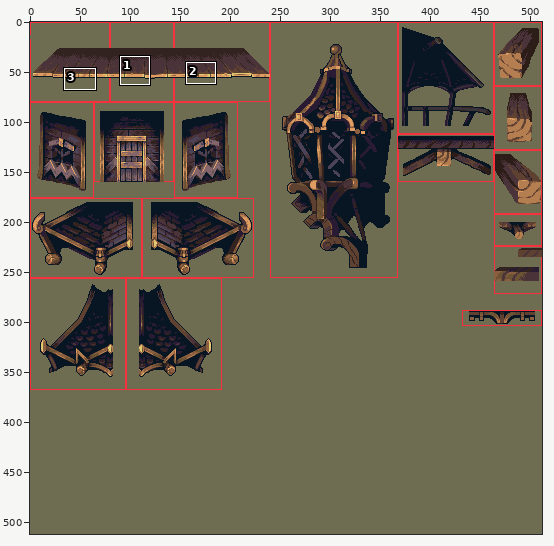
One commit to this sprite sheet: images/buildings/forest-house-parts.png. The first picture is a wide view before the edit; the outline marks the close-up.
Close-up. Before the edit:
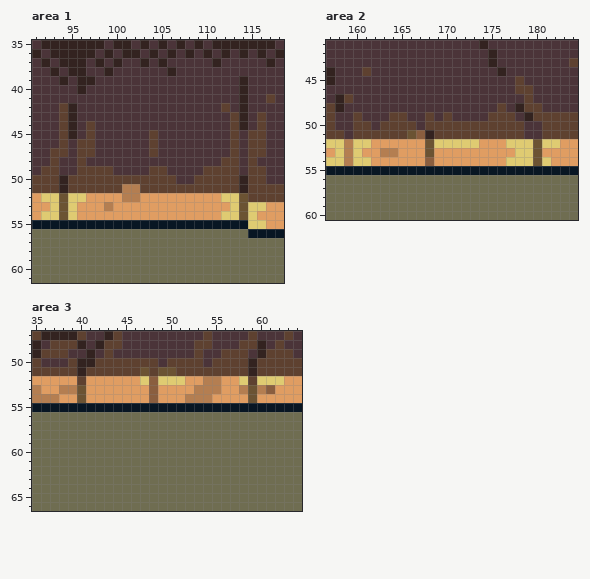
The file is 512x512 pixels. Shown: area 1: x 91..118, y 35..61; area 2: x 157..184, y 41..60; area 3: x 35..64, y 47..66. The commit also changed other parts of the picture, which this record leaves out.
The same view after the edit:
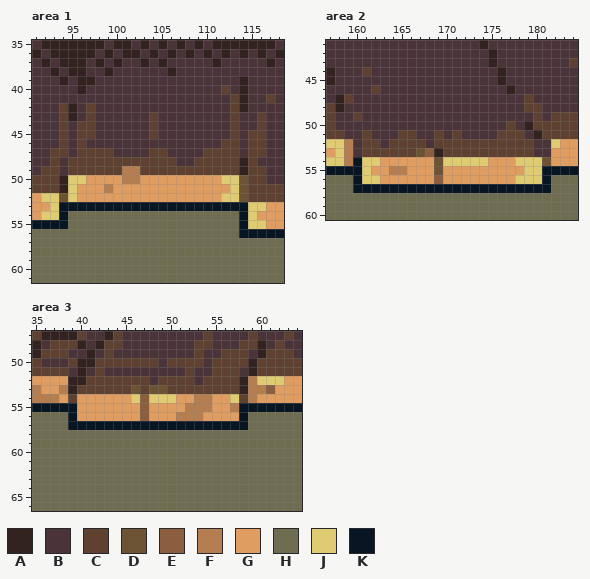
Palette (. is transparent): A #332320  B #4b3439  C #5e4130  D #6b5333  E #8a5e3f  F #b47e51  G #e09d62  H #6f6d51  J #dfcb72  K #081623
Changes in this commit:
Area 1:
y 40: x 112 B -> C
y 41: x 113 B -> C
y 42: x 97 B -> C; x 112..113 CB -> BC
y 43: x 97 B -> C; x 104 B -> C; x 114 A -> B
y 44: x 95..96 AB -> BC; x 104 B -> C; x 114 A -> B
y 45: x 95..96 AB -> BC
y 46: x 97 C -> B; x 104 C -> B; x 112 B -> C
y 47: x 98..99 BB -> CC; x 105 B -> C; x 110..112 BBB -> CCC
y 48: x 95 B -> C; x 97..106 BBBBBBBBBB -> CCCCCCCCCC; x 109..111 BBB -> CCC; x 114 B -> A
y 49: x 95 B -> C; x 100..103 BBBB -> CFFC; x 106..109 BBBB -> CCCC; x 114 B -> A
y 50: x 95..114 CCCCCCCCCCCCBBCCCCCA -> JJGGGGFFGGGGGGGGGJJD
y 51: x 95..114 CCCCCCFFCCCCCCCCCCCA -> JGGGFGGGGGGGGGGGGGJD
y 52: x 96 J -> G; x 101..102 FF -> GG
y 53: x 94..114 DJGGGFGGGGGGGGGGGGGJD -> KKKKKKKKKKKKKKKKKKKKK
y 54: x 94..114 DJGGGGGGGGGGGGGGGGJJD -> KHHHHHHHHHHHHHHHHHHHK
y 55: x 95..113 KKKKKKKKKKKKKKKKKKK -> HHHHHHHHHHHHHHHHHHH
y 56: x 114 H -> K
Area 2:
y 45: x 176 B -> A; x 178 C -> B
y 46: x 162 B -> C; x 177..179 BCC -> ABB
y 48: x 176 C -> B; x 178 A -> B
y 49: x 164..165 CC -> BB; x 168 C -> B; x 170 C -> B; x 175..177 CCC -> BBB; x 179 A -> B; x 181 C -> B
y 50: x 160..161 CC -> BB; x 163..166 CCCC -> BBBB; x 168..176 CCCCCCCCC -> BBBBBBBBB; x 178..180 CBB -> BAC
y 51: x 160 C -> B; x 162..164 CCC -> BBB; x 166..168 DEA -> CBB; x 170 C -> B; x 172..175 CCCC -> BBBB; x 180 B -> A
y 52: x 160..181 JJGGGGGGDJJJJJGGGJJJDJ -> BCCBCCCCBCCCCCCCCCCCBB
y 53: x 160..181 JGGFFGGGDGGGGGGGGGJJDG -> BCCCCCCDEACCCCCCCCCCBB
y 54: x 160 J -> K; x 162 G -> J; x 168..174 EGGGGGG -> GDJJJJJ; x 177 J -> G; x 180..181 DJ -> JD
y 55: x 161..180 KKKKKKKKKKKKKKKKKKKK -> JGGFFGGGDGGGGGGGGGJJ
y 56: x 160..181 HHHHHHHHHHHHHHHHHHHHHH -> KJJGGGGGGEGGGGGGGGJJJK
y 57: x 160..181 HHHHHHHHHHHHHHHHHHHHHH -> KKKKKKKKKKKKKKKKKKKKKK
Area 3:
y 51: x 39 C -> B; x 41 C -> B; x 43..51 CCCCDCDDC -> BBBBBBBBB; x 53..54 CC -> BB; x 58 C -> B
y 52: x 39..59 GCGGGGGGJEJJJGGFFGGJC -> AACCCCCCCBCCCCBCCCCAF
y 53: x 39..59 FDGGGGGGGEGGGGFFFGGFD -> ACCCCCCDCDDCCCCCCCCAF
y 54: x 39..40 GD -> CG; x 46..50 GGEGG -> JEJJJ; x 52 F -> G; x 57..59 GGD -> JCF
y 55: x 40..57 KKKKKKKKKKKKKKKKKK -> GGGGGGGEGGGGFFFGGF
y 56: x 39..58 HHHHHHHHHHHHHHHHHHHH -> KGGGGGGGEGGGFFFGGGGK
y 57: x 39..58 HHHHHHHHHHHHHHHHHHHH -> KKKKKKKKKKKKKKKKKKKK
Changed places in both close-ups, as pixel boxes (x1, y1, x2, y2):
changed: (59, 85, 248, 238)
changed: (353, 76, 551, 193)
changed: (68, 367, 257, 430)
